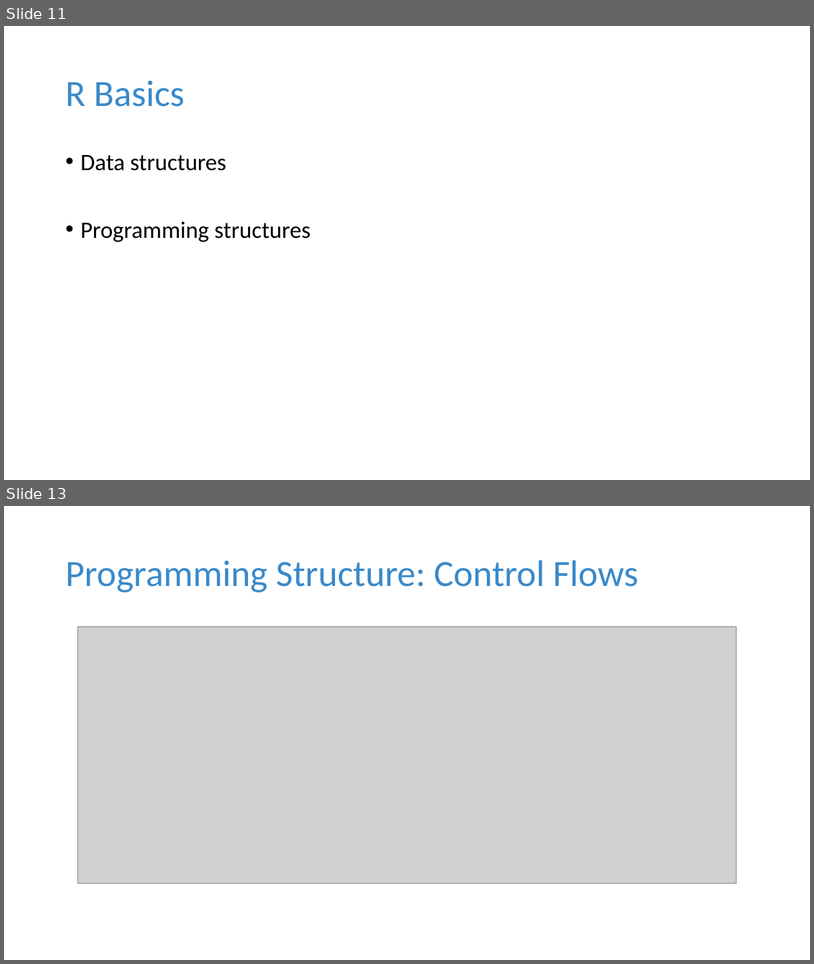
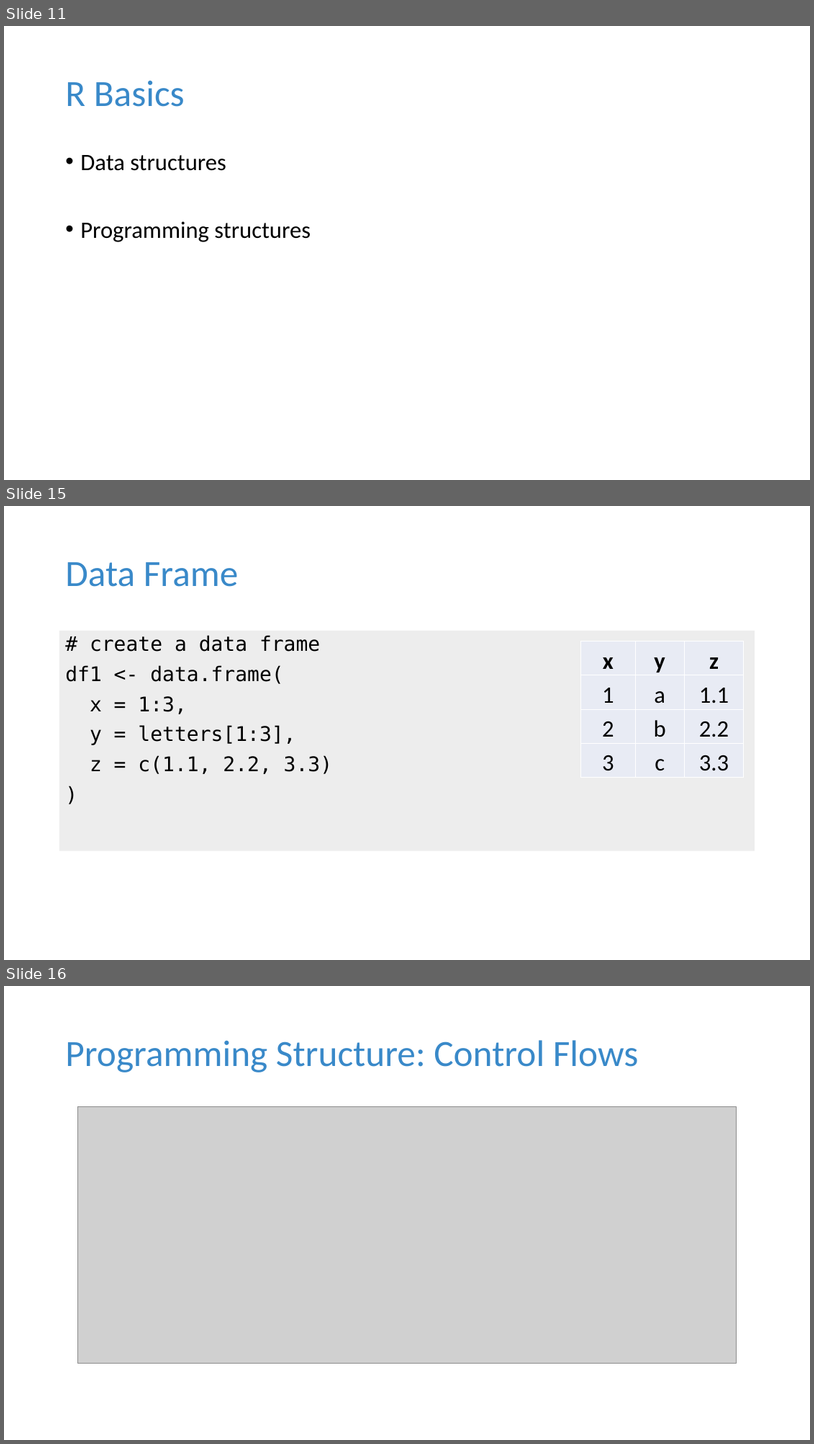
Before and after one commit to tdmdal/r-workshop-researchers, a slide deck: r_intro_researchers.pptx. Shown one above the other, each under a label of ours: slides 11 and 13 before the commit, slides 11, 15 and 16 after it; the slides between them are not shown. The pictures are 814x964 and 814x1444 pixels, drawn with LibreOffice and Linux fonts; fonts in the diff are those of the drawing; grey boxes stand for pictures. Boxes give left, top, right and bottom in pixels: in the first picture for what was removed or moved away, otherwise in the second. Text is boxed around its words. In the diff, an @@ line names an element or a change of style, - is before the commit and + after.

```diff
--- a/r_intro_researchers.pptx
+++ b/r_intro_researchers.pptx
@@ slide 15 added at bbox=[4, 506, 810, 960], background #FFFFFF @@
@@ title added at bbox=[65, 562, 238, 587], 44 pt, text #3989C9 @@
+Data Frame
@@ rectangle added at bbox=[59, 631, 756, 851], fill #EDEDED, 24 pt, text #000000 @@
+# create a data frame
+df1 <- data.frame(
+x = 1:3,
+y = letters[1:3],
+z = c(1.1, 2.2, 3.3)
+)
@@ table added at bbox=[581, 641, 744, 777], 4 rows, 3 columns @@
+x | y | z
+1 | a | 1.1
+2 | b | 2.2
+3 | c | 3.3
@@ what was slide 13 is now slide 16 @@
```
Also in this commit, not shown: 8 slides changed, 4 other slides added, 2 other files.
